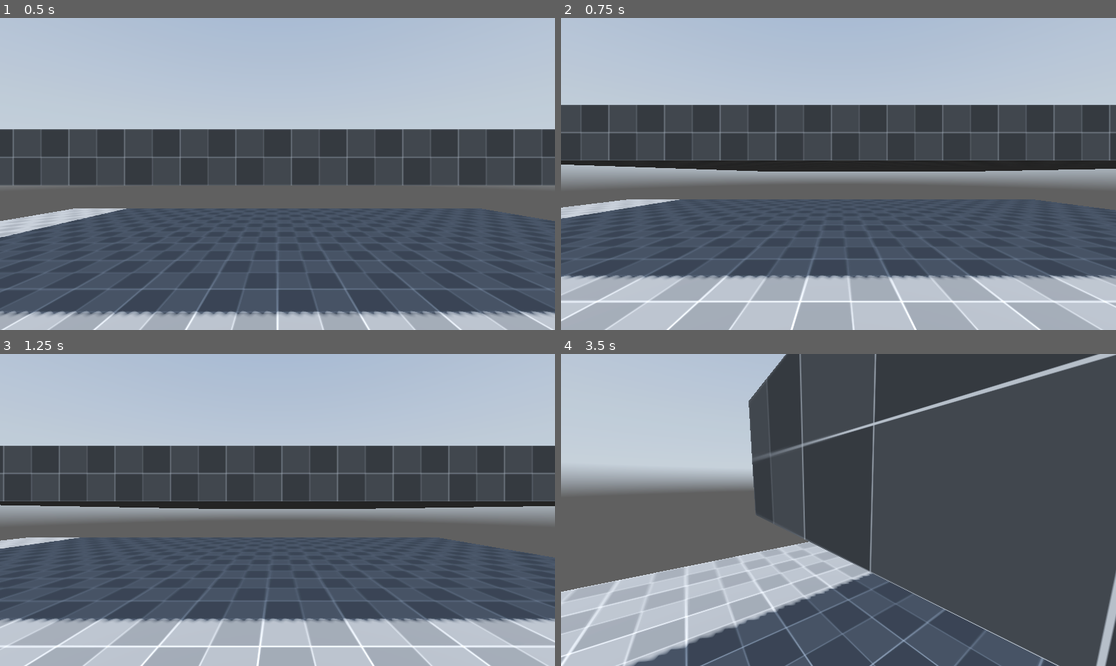
Above: before the commit, frames 1-4 (two rows, left to right).
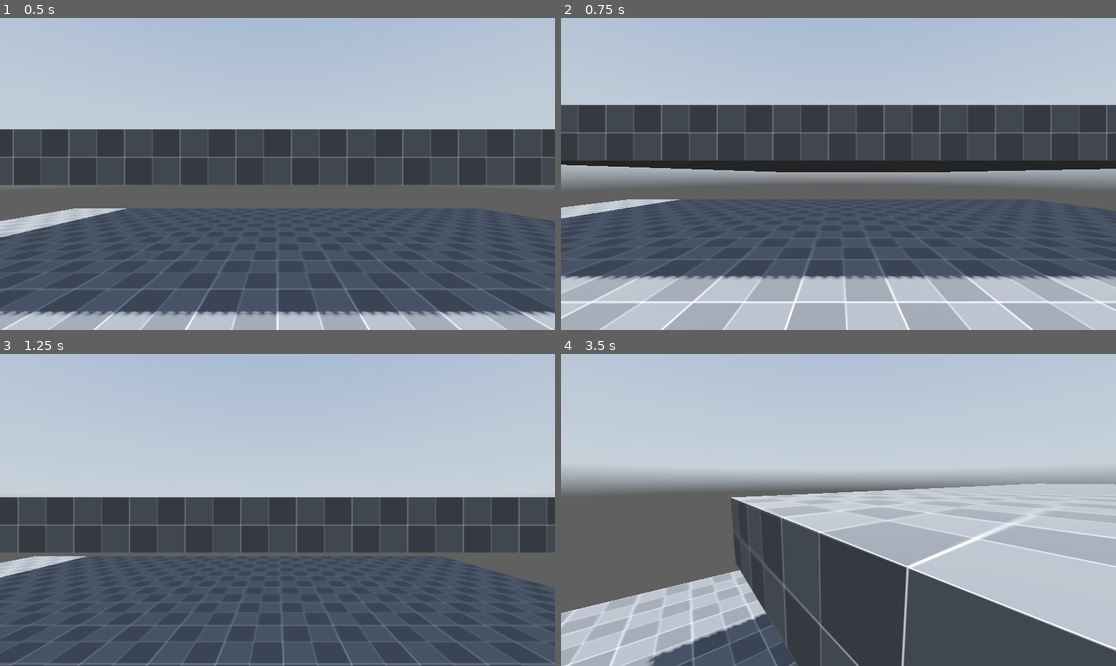
Above: after the commit, the same moments.

Repository: NitenOS/FirstPersonneTemplate
Game: Godot game, scene res://level.tscn
Two runs of this game, one before a commit and one after it. Both use one fixed random seed, a clock stepped at 60 frames per second and the inputs below. The project has no main scene, so this scene is started directly. A sky picture missing from this copy of the repository is replaced by a grey-blue gradient.
Inputs (mouse positions are in pixels of both pictures, inside the frame that each line leads up to):
- Up to frame 1 (0.5 s): no input
- Up to frame 2 (0.75 s): move the mouse to (960, 158) at 0.52 s; hold D (move_right) from 0.53 s (still down); hold Ctrl (crouch) from 0.53 s (still down); click (960, 158) at 0.67 s
- Up to frame 3 (1.25 s): keep holding D (move_right); keep holding Ctrl (crouch); tap Space (jump) at 0.77, 1.07 s; tap Shift (sprint) at 0.8 s
- Up to frame 4 (3.5 s): move the mouse to (810, 510) at 1.27 s; release D (move_right) at 1.28 s; release Ctrl (crouch) at 1.28 s; hold W (move_forward) from 1.28 s (still down); tap Shift (sprint) at 1.35, 3.05 s; tap Space (jump) at 1.52, 1.55, 1.82, 2.1, 3.02, 3.32 s; move the mouse to (849, 503) at 2.02 s; hold Ctrl (crouch) 2.03-2.78 s; move the mouse to (832, 516) at 2.77 s; tap Ctrl (crouch) at 2.85 s

Frame 1 is identical in both runs. In frame 2, 4.4% of the frame differs, in the area x 0-100%, y 27-100%; in frame 3, 49%; in frame 4, 59%, in the area x 0-100%, y 0-100%.

Commit message:
push
- il reste l'animation de la camera lors du saut et l'atérissage

Diff:
--- a/Node/src_player.tscn
+++ b/Node/src_player.tscn
@@ -25,7 +25,12 @@
 
 [node name="neck" type="Node3D" parent="head"]
 
-[node name="Camera3D" type="Camera3D" parent="head/neck"]
+[node name="eyes" type="Node3D" parent="head/neck"]
+
+[node name="Camera3D" type="Camera3D" parent="head/neck/eyes"]
 
 [node name="RC_UpCrouch" type="RayCast3D" parent="."]
 target_position = Vector3(0, 2, 0)
+
+[node name="Timer_Slide" type="Timer" parent="."]
+one_shot = true
--- a/Script/character_body_3d.gd
+++ b/Script/character_body_3d.gd
@@ -2,17 +2,18 @@
 
 @onready var head : Node3D = $head
 @onready var neck : Node3D = $head/neck
-@onready var camera : Camera3D = $head/neck/Camera3D
+@onready var eyes: Node3D = $head/neck/eyes
+@onready var camera : Camera3D = $head/neck/eyes/Camera3D
 
 @onready var csStandup : CollisionShape3D = $CS_Standup
 @onready var csCrouch : CollisionShape3D = $CS_Crouch
 @onready var rcUpCrouch: RayCast3D = $RC_UpCrouch
 
 
-@export var standupCamera = 1.7
-@export var crouchCamera = 1.2
+@export var standupCamera : float = 1.7
+@export var crouchCamera : float = 1.2
 
-const JUMP_VELOCITY : float = 2.5
+const JUMP_VELOCITY : float = 4.5
 const MOUSE_SENS : float = 0.2
 
 # Speed var
@@ -21,10 +22,40 @@
 const CROUCH_SPEED : float = 3.0
 const SPRINT_SPEED : float = 8.0
 
-var lerpSpeed = 10.0
+# Input var
+var lerpSpeed : float = 10.0
+var airLerpSpeed : float = 3.0
 var direction := Vector3.ZERO
 
+# Slide var
+@onready var timerSlide: Timer = $Timer_Slide
+var slideVector := Vector2.ZERO
+const SLIDE_SPEED : float = 10.0
+
+# Head bobbing var
+const HEAD_BOBBING_SPRINTING_SPEED : float = 22.0
+const HEAD_BOBBING_WALKING_SPEED : float = 14.0
+const HEAD_BOBBING_CROUCHING_SPEED : float = 10.0
+
+const HEAD_BOBBING_SPRINTING_INTENSITY : float = 0.2
+const HEAD_BOBBING_WALKING_INTENSITY : float = 0.1
+const HEAD_BOBBING_CROUCHING_INTENSITY : float = 0.05
+
+var headBobbingVector = Vector2.ZERO
+var headBobbingIndex : float = 0.0
+var headBobbingCurrentIntensity : float = 0.0
+
+# State
+var isWalking : bool = false
+var isCrouching : bool = false
+var isSprinting : bool = false
+var isSliding : bool = false
+
+
 func _physics_process(delta: float) -> void:
+	# Getting Input Movement
+	var input_dir := Input.get_vector("move_left", "move_right", "move_forward", "move_backward")
+
 	# Add the gravity.
 	if not is_on_floor():
 		velocity += get_gravity() * delta
@@ -32,28 +63,91 @@
 	# Handle jump.
 	if Input.is_action_just_pressed("jump") and is_on_floor():
 		velocity.y = JUMP_VELOCITY
+		isSliding = false
 
-	if Input.is_action_pressed("sprint") and !rcUpCrouch.is_colliding():
-		currentSpeed = SPRINT_SPEED
+
+
+	if Input.is_action_pressed("crouch"):
+		currentSpeed = lerp(currentSpeed, CROUCH_SPEED, delta * lerpSpeed)
+		head.position.y = lerp(head.position.y, crouchCamera, delta*lerpSpeed)
+		csStandup.disabled = true
+		csCrouch.disabled = false
+
+		# Slide begin logic
+
+		if isSprinting and input_dir != Vector2.ZERO:
+			isSliding = true
+			timerSlide.start()
+			slideVector = input_dir
+			print("Slide begin")
+			pass
+
+		isWalking = false
+		isSprinting = false
+		isCrouching = true
+
+	elif Input.is_action_pressed("sprint") and !rcUpCrouch.is_colliding():
+		currentSpeed = lerp(currentSpeed, SPRINT_SPEED, delta * lerpSpeed)
 		head.position.y = lerp(head.position.y, standupCamera, delta*lerpSpeed)
 		csStandup.disabled = false
 		csCrouch.disabled = true
-	elif Input.is_action_pressed("crouch"):
-		currentSpeed = CROUCH_SPEED
-		head.position.y = lerp(head.position.y, crouchCamera, delta*lerpSpeed)
-		csStandup.disabled = true
-		csCrouch.disabled = false
+
+		isWalking = false
+		isSprinting = true
+		isCrouching = false
+
 	elif !Input.is_action_pressed("sprint") and !Input.is_action_pressed("crouch") and !rcUpCrouch.is_colliding():
 		head.position.y = lerp(head.position.y, standupCamera, delta*lerpSpeed)
 		csStandup.disabled = false
 		csCrouch.disabled = true
 
-		currentSpeed = NORMAL_SPEED
+		currentSpeed = lerp(currentSpeed, NORMAL_SPEED, delta * lerpSpeed)
 
-	# Get the input direction and handle the movement/deceleration.
-	# As good practice, you should replace UI actions with custom gameplay actions.
-	var input_dir := Input.get_vector("move_left", "move_right", "move_forward", "move_backward")
-	direction = lerp(direction,(transform.basis * Vector3(input_dir.x, 0, input_dir.y)).normalized(), delta * lerpSpeed)
+		isWalking = true
+		isSprinting = false
+		isCrouching = false
+
+
+	# Slide logic end
+	if isSliding and timerSlide.is_stopped():
+		isSliding = false
+		print("slide end")
+		pass
+
+	# Headbob logic
+	if isSprinting:
+		headBobbingCurrentIntensity = HEAD_BOBBING_SPRINTING_INTENSITY
+		headBobbingIndex += HEAD_BOBBING_SPRINTING_SPEED * delta
+	elif isWalking:
+		headBobbingCurrentIntensity = HEAD_BOBBING_WALKING_INTENSITY
+		headBobbingIndex += HEAD_BOBBING_WALKING_SPEED * delta
+	elif isCrouching:
+		headBobbingCurrentIntensity = HEAD_BOBBING_CROUCHING_INTENSITY
+		headBobbingIndex += HEAD_BOBBING_CROUCHING_SPEED * delta
+
+	if is_on_floor() and !isSliding and input_dir != Vector2.ZERO:
+		headBobbingVector.y = sin(headBobbingIndex)
+		headBobbingVector.x = sin(headBobbingIndex/2) + 0.5
+
+		eyes.position.y = lerp(eyes.position.y, headBobbingVector.y * (headBobbingCurrentIntensity/2.0), delta*lerpSpeed)
+		eyes.position.x = lerp(eyes.position.x, headBobbingVector.x * headBobbingCurrentIntensity, delta*lerpSpeed)
+
+	else:
+		eyes.position.y = lerp(eyes.position.y, 0.0, delta*lerpSpeed)
+		eyes.position.x = lerp(eyes.position.x, 0.0, delta*lerpSpeed)
+
+
+	# Direction logic
+	if is_on_floor():
+		direction = lerp(direction,(transform.basis * Vector3(input_dir.x, 0, input_dir.y)).normalized(), delta * lerpSpeed)
+	else:
+		if input_dir != Vector2.ZERO:
+			direction = lerp(direction,(transform.basis * Vector3(input_dir.x, 0, input_dir.y)).normalized(), delta * airLerpSpeed)
+
+	if isSliding:
+		direction = (transform.basis * Vector3(slideVector.x, 0, slideVector.y)).normalized()
+		currentSpeed = (timerSlide.time_left + 0.1) * SLIDE_SPEED
+
 	if direction:
 		velocity.x = direction.x * currentSpeed
 		velocity.z = direction.z * currentSpeed
Not shown, changed: .gitignore
